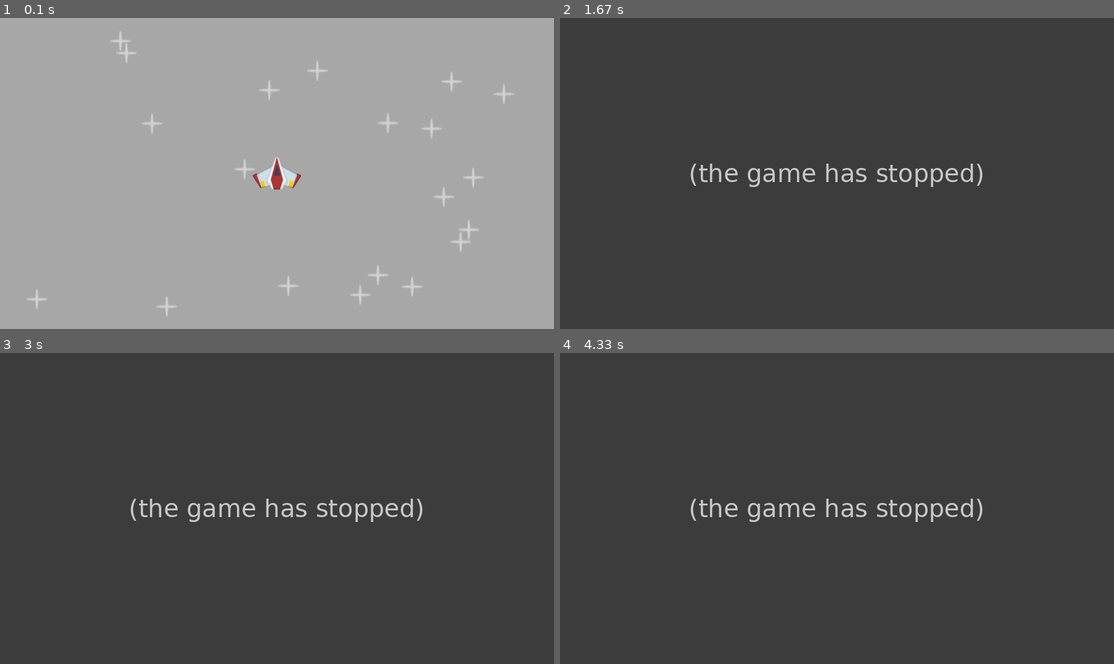
Above: before the commit, frames 1-4 (two rows, left to right).
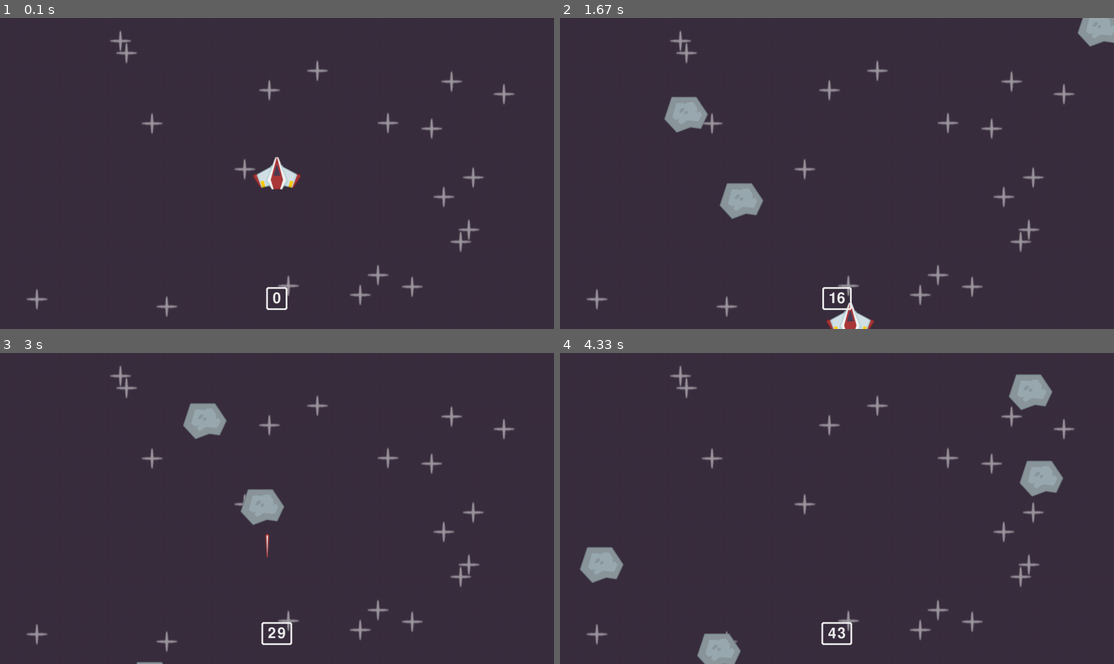
Above: after the commit, the same moments.

Repository: markgallant01/pygame_fun
Game: pygame game, started from main.py
Two runs of this game, one before a commit and one after it. Both use one fixed random seed, a clock stepped at 60 frames per second and the inputs below.
Inputs:
- Up to frame 1 (0.1 s): no input
- Up to frame 2 (1.67 s): hold Space 0.33-0.8 s; hold D 0.33-0.8 s; hold D 0.83-1.3 s; tap F at 0.9, 1.2, 1.4 s; tap E at 0.98, 1.48 s; hold D from 1.33 s (still down)
- Up to frame 3 (3 s): tap F at 1.7, 1.9, 2.23, 2.53, 2.9 s; release D at 1.8 s; hold S 1.83-2.13 s; hold D 2.17-2.8 s; tap Space at 2.32 s; hold S from 2.83 s (still down); tap E at 2.98 s
- Up to frame 4 (4.33 s): release S at 3.2 s

The runs differ from the first frame. In frame 1, 100% of the frame differs, in the area x 0-100%, y 0-100%; in frame 2, 4.6%; in frame 3, 3.7%; in frame 4, 5.0%.
Error before the commit: TypeError: Laser.__init__() missing 1 required positional argument: 'group' (main.py line 43); the game stopped at 0.33 s (later frames are placeholders)

Commit message:
almost done

Diff:
--- a/main.py
+++ b/main.py
@@ -4,17 +4,13 @@
 import random
 import pygame as pg
 
-# window constants
-(SCREEN_WIDTH, SCREEN_HEIGHT) = 1280, 720
-SCREEN_CENTER: tuple[float,float] = SCREEN_WIDTH / 2, SCREEN_HEIGHT / 2
-
-
 class Player(pg.sprite.Sprite):
-    def __init__(self, surface: pg.surface.Surface,
+    def __init__(self, player_surface: pg.surface.Surface,
+                 laser_surface: pg.surface.Surface,
                  group: pg.sprite.Group[pg.sprite.Sprite]):
         super().__init__(group)
 
-        self.image = surface
+        self.image = player_surface
         self.rect: pg.FRect = self.image.get_frect(center = SCREEN_CENTER)
         self.direction = pg.Vector2()
         self.speed = 300
@@ -23,6 +19,8 @@
         self.can_shoot = True
         self.laser_shoot_time = 0
         self.cooldown_duration = 400
+
+        self.laser_surface = laser_surface
 
     def laser_timer(self):
         if not self.can_shoot:
@@ -40,7 +38,8 @@
 
         recent_keys = pg.key.get_just_pressed()
         if recent_keys[pg.K_SPACE] and self.can_shoot:
-            Laser(self.rect.midtop, all_sprites)
+            Laser(self.rect.midtop, self.laser_surface,
+                  [all_sprites, laser_sprites])
             self.can_shoot = False
             self.laser_shoot_time = pg.time.get_ticks()
 
@@ -61,8 +60,8 @@
 class Laser(pg.sprite.Sprite):
     def __init__(self, position: tuple[float,float],
                  surface: pg.surface.Surface,
-                 group: pg.sprite.Group[pg.sprite.Sprite]):
-        super().__init__(group)
+                 groups: list[pg.sprite.Group[pg.sprite.Sprite]]):
+        super().__init__(groups)
         self.image = surface
         self.rect: pg.FRect = self.image.get_frect(midbottom = position)
 
@@ -76,23 +75,54 @@
 
 class Meteor(pg.sprite.Sprite):
     def __init__(self, surface: pg.surface.Surface,
-                 group: pg.sprite.Group[pg.sprite.Sprite]):
-        super().__init__(group)
+                 groups: list[pg.sprite.Group[pg.sprite.Sprite]]):
+        super().__init__(groups)
         self.image = surface
 
         (x,y) = random.randint(0, SCREEN_WIDTH), 0
         self.rect: pg.FRect = self.image.get_frect(midbottom = (x,y))
 
-        self.speed = 200
+        self.speed = 400
         self.creation_time = pg.time.get_ticks()
-        self.lifetime = 2000
+        self.lifetime = 3000
+        self.direction = pg.Vector2(random.uniform(-0.5, 0.5), 1)
 
     def update(self, dt: int):
-        self.rect.centery += self.speed * dt
+        self.rect.center += self.direction * self.speed * dt
         current_time = pg.time.get_ticks()
         if current_time - self.creation_time >= self.lifetime:
             self.kill()
 
+
+def collisions():
+    global running
+
+    player_collisions = pg.sprite.spritecollide(player, meteor_sprites, True)
+    if player_collisions:
+        running = False
+
+    for laser_sprite in laser_sprites:
+        meteor_collisions = pg.sprite.spritecollide(laser_sprite,
+                                                    meteor_sprites, True)
+        if meteor_collisions:
+            laser_sprite.kill()
+
+
+def display_score():
+    game_time = pg.time.get_ticks() // 100
+
+    font = pg.font.Font(None, 50)
+    text_surface = font.render(str(game_time), True, (240,240,240))
+    text_rect: pg.FRect = text_surface.get_frect(
+        midbottom = (SCREEN_WIDTH / 2, SCREEN_HEIGHT - 50))
+    display_surface.blit(text_surface, text_rect)
+    pg.draw.rect(display_surface, (240,240,240),
+                 text_rect.inflate(30,15).move(0, -1), 4, 5)
+
+
+# window constants
+(SCREEN_WIDTH, SCREEN_HEIGHT) = 1280, 720
+SCREEN_CENTER: tuple[float,float] = SCREEN_WIDTH / 2, SCREEN_HEIGHT / 2
 
 # setup
 pg.init()
@@ -101,7 +131,7 @@
 running = True
 clock: pg.Clock = pg.time.Clock()
 
-# load surfaces
+# import
 player_surface = pg.image.load(
     os.path.join('images', 'player.png')).convert_alpha()
 
@@ -117,7 +147,10 @@
 all_sprites: pg.sprite.Group[pg.sprite.Sprite] = pg.sprite.Group()
 for i in range(0, 20):
     Star(star_surface, all_sprites)
-player = Player(player_surface, all_sprites)
+player = Player(player_surface, laser_surface, all_sprites)
+
+meteor_sprites: pg.sprite.Group[pg.sprite.Sprite] = pg.sprite.Group()
+laser_sprites: pg.sprite.Group[pg.sprite.Sprite] = pg.sprite.Group()
 
 # custom events -> meteor event
 meteor_event = pg.event.custom_type()
@@ -131,13 +164,16 @@
         if event.type == pg.QUIT:
             running = False
         if event.type == meteor_event:
-            Meteor(meteor_surface, all_sprites)
+            Meteor(meteor_surface, [all_sprites, meteor_sprites])
 
     all_sprites.update(dt)
 
     # fill screen with color to wipe last frame
-    display_surface.fill("darkgrey")
+    display_surface.fill("#3a2e3f")
     all_sprites.draw(display_surface)
+
+    display_score()
+    collisions()
 
     pg.display.update()
 
